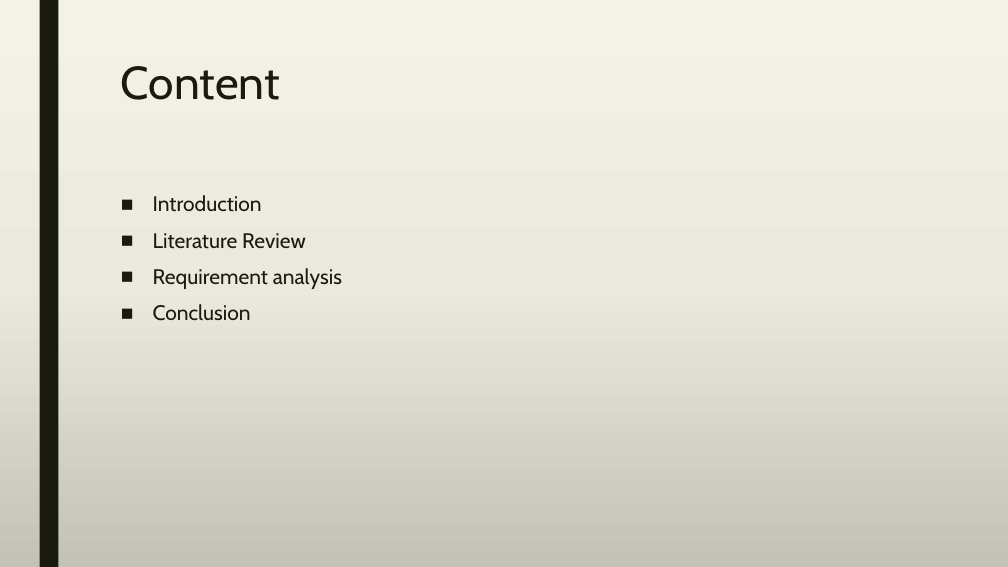
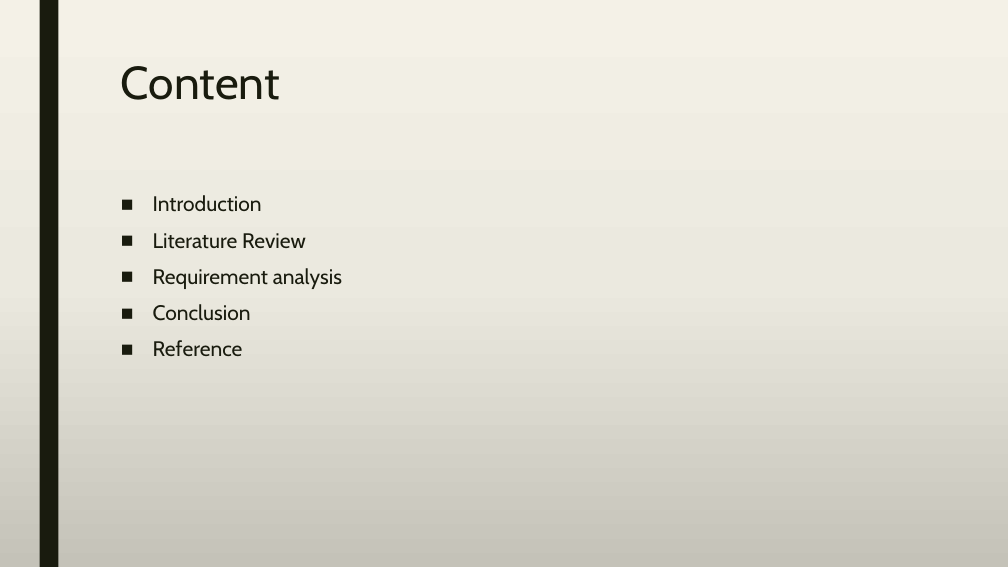
Before and after one commit to A-3li/Capstone, a slide deck: slide 2 of Capstone.pptx. Drawn at 1008x567 pixels with LibreOffice and Linux fonts; fonts in the diff are those of the drawing. Boxes give left, top, right and bottom in pixels: in the first picture for what was removed or moved away, otherwise in the second. Text is boxed around its words. In the diff, an @@ line names an element or a change of style, - is before the commit and + after.

```diff
--- a/Capstone.pptx
+++ b/Capstone.pptx
@@ text at <box>153,340,243,356</box>: paragraph added @@
+■ Reference
```
Also in this commit, not shown: 1 slide added.
